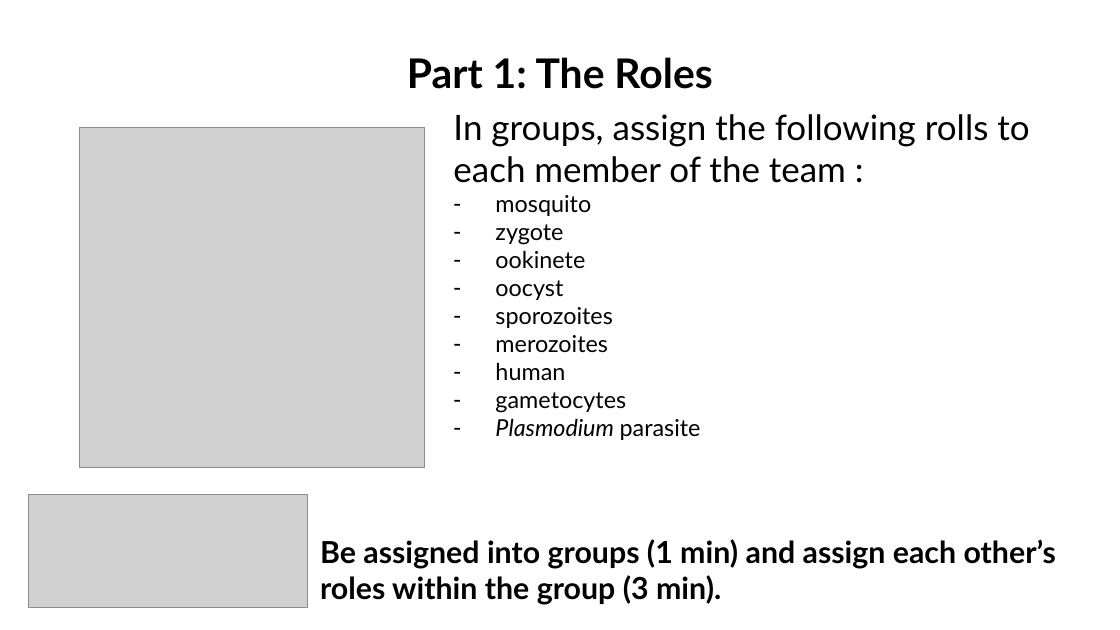
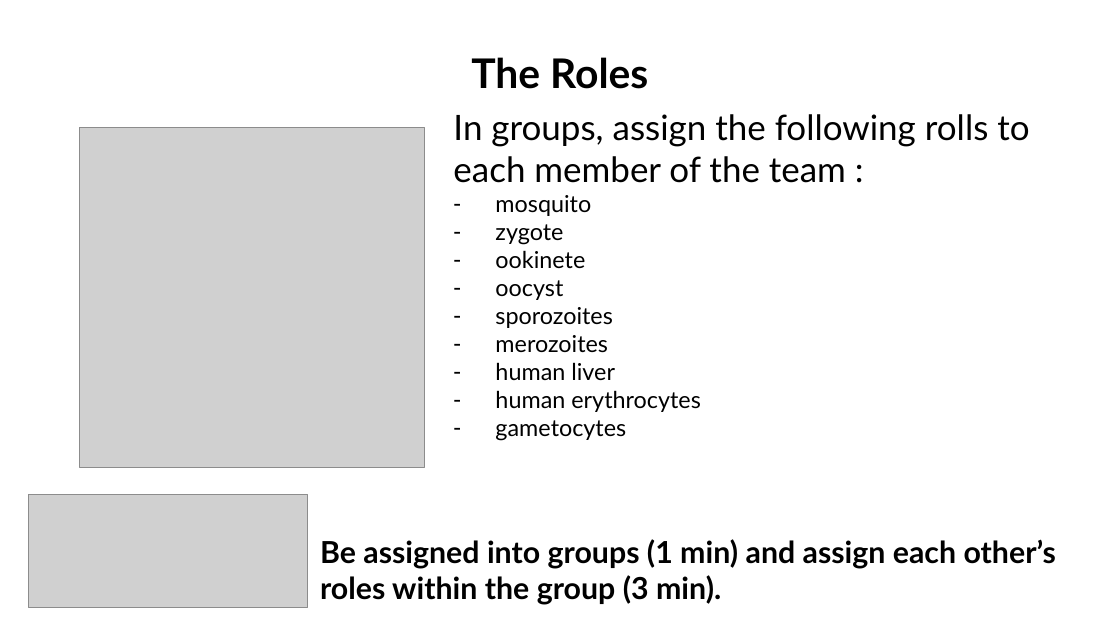
Before and after one commit to wood-lab/fish_406, a slide deck: slide 3 of docs/lectures/in-class_activities/class_22.pptx. Drawn at 1120x630 pixels with LibreOffice and Linux fonts; fonts in the diff are those of the drawing; grey boxes stand for pictures. Boxes give left, top, right and bottom in pixels: in the first picture for what was removed or moved away, otherwise in the second. Text is boxed around its words. In the diff, an @@ line names an element or a change of style, - is before the commit and + after.

```diff
--- a/docs/lectures/in-class_activities/class_22.pptx
+++ b/docs/lectures/in-class_activities/class_22.pptx
@@ text at (471, 57, 648, 89): text changed @@
-Part 1: The Roles
+The Roles
@@ text at (495, 362, 701, 412): text changed @@
-– human
+– human liver
+– human erythrocytes
@@ text at (495, 418, 701, 440): paragraph removed @@
-– Plasmodium parasite
```
Also in this commit, not shown: 2 other slides changed, 1 slide added, 1 slide removed, 2 other files.
